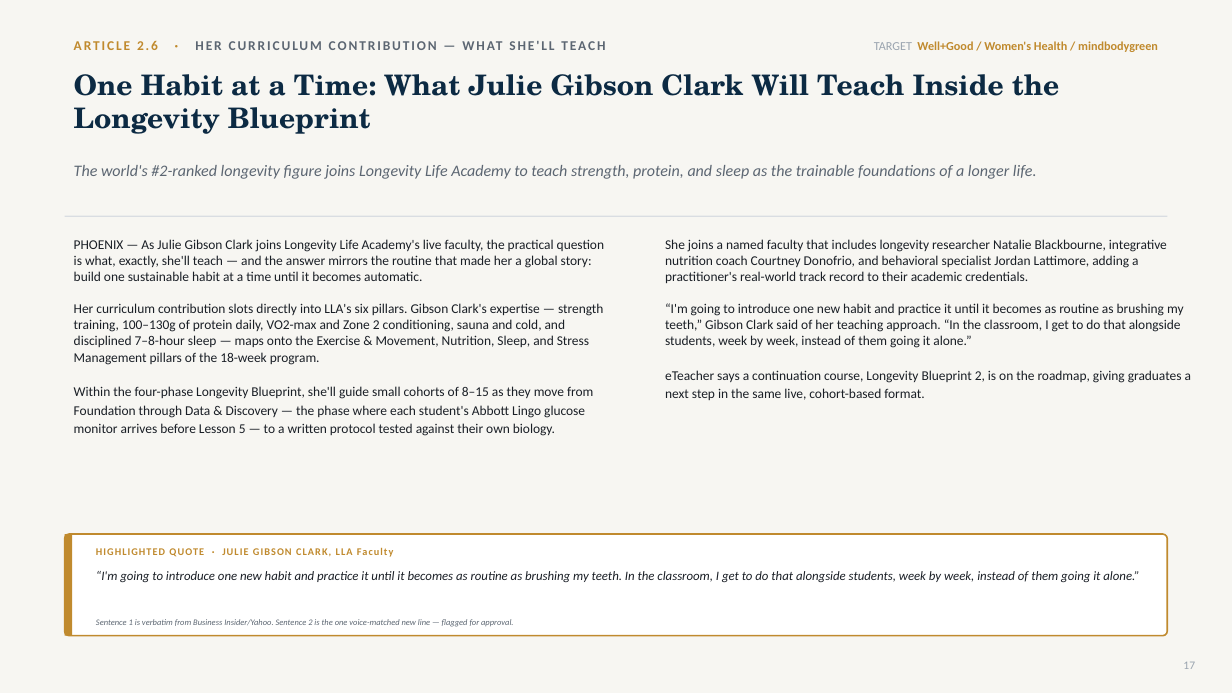
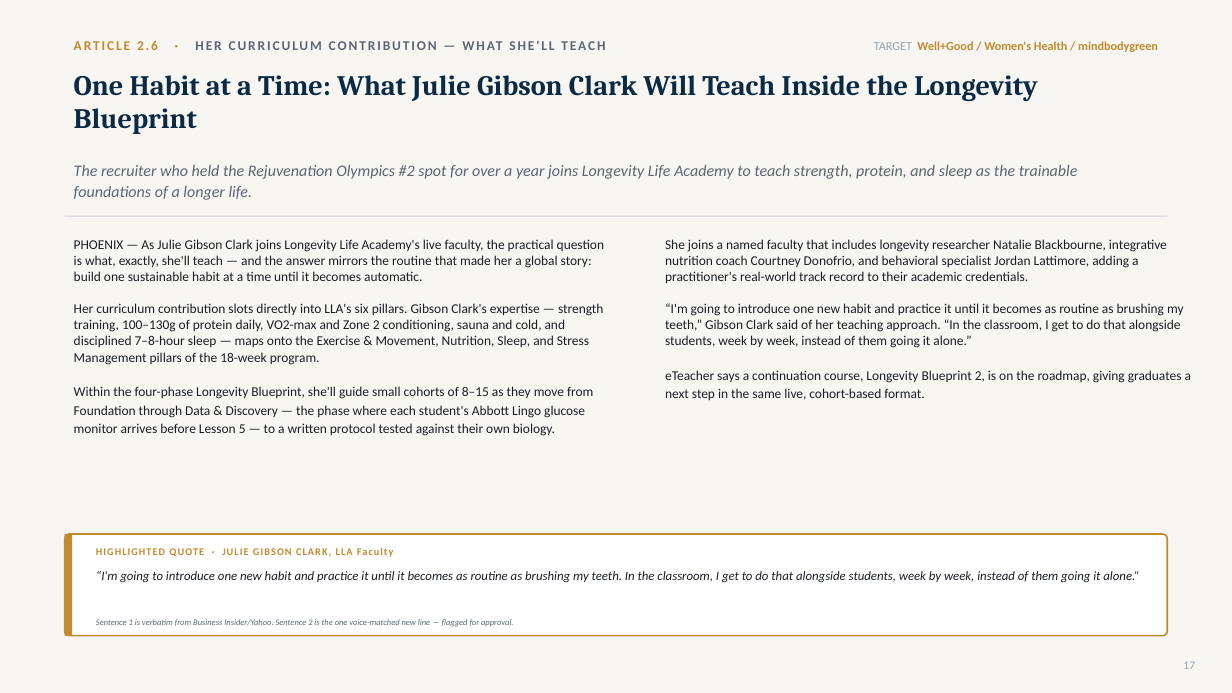
Before and after one commit to gitteromri-ux/eteacher-longevity-pr-campaign, a slide deck: slide 17 of eTeacher_Longevity_PR_Campaign.pptx. Drawn at 1232x693 pixels with LibreOffice and Linux fonts; fonts in the diff are those of the drawing. Boxes give left, top, right and bottom in pixels: in the first picture for what was removed or moved away, otherwise in the second. Text is boxed around its words. In the diff, an @@ line names an element or a change of style, - is before the commit and + after.

```diff
--- a/eTeacher_Longevity_PR_Campaign.pptx
+++ b/eTeacher_Longevity_PR_Campaign.pptx
@@ text "One Habit at a Time: ..." at (x1=74, y1=75, x2=1037, y2=134): font TeX Gyre Schola to Cambria @@
@@ text at (x1=74, y1=165, x2=1078, y2=200): text changed @@
-The world's #2-ranked longevity figure joins Longevity Life Academy to teach strength, protein, and sleep as the trainable foundations of a longer life.
+The recruiter who held the Rejuvenation Olympics #2 spot for over a year joins Longevity Life Academy to teach strength, protein, and sleep as the trainable foundations of a longer life.
```
Also in this commit, not shown: 29 other slides changed.
